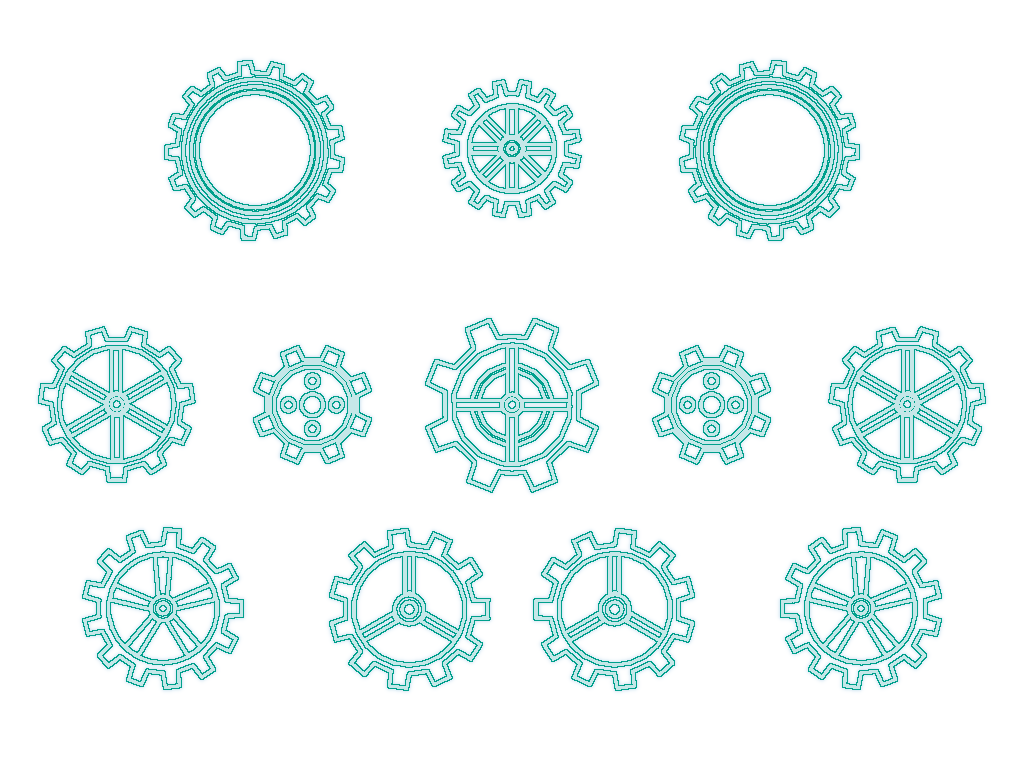
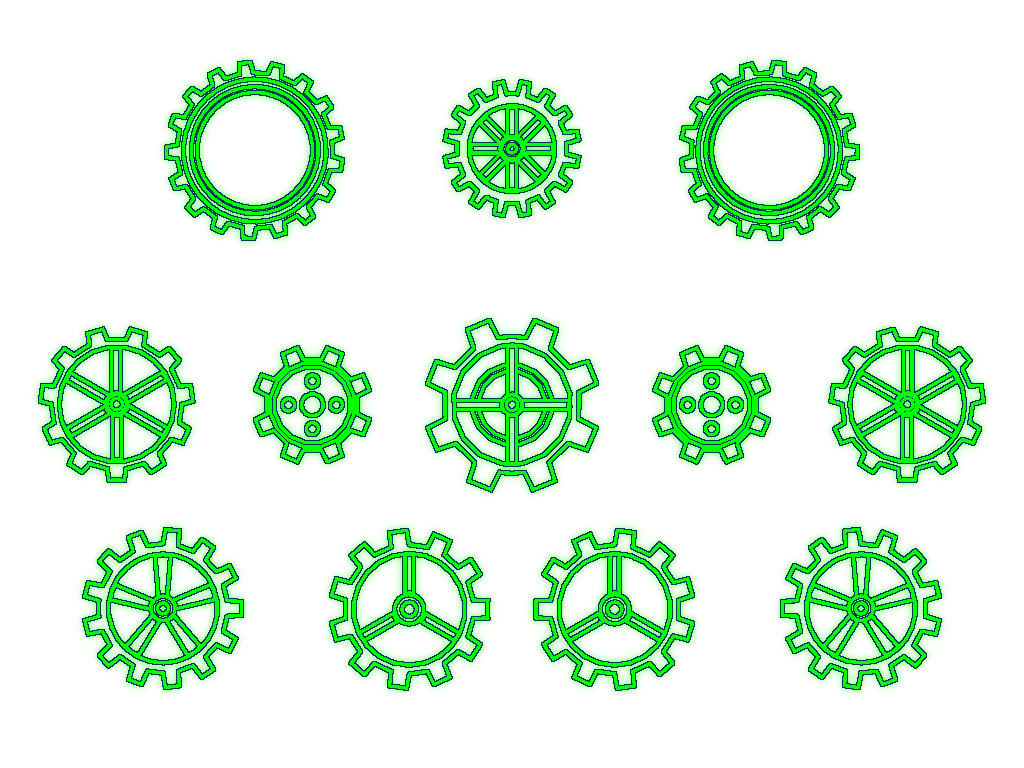
Revision of a layered 1024 x 768 image; what changed, layer by layer:
painted on "Line" over [39,61,985,690]
renamed "レイヤー" to "Edge2", painted on it over [38,60,986,691]
hid "Light" over [31,53,993,698]
added layer "GreenLight" above "org" over [30,52,994,699]
hid "org" over [39,61,985,690]
